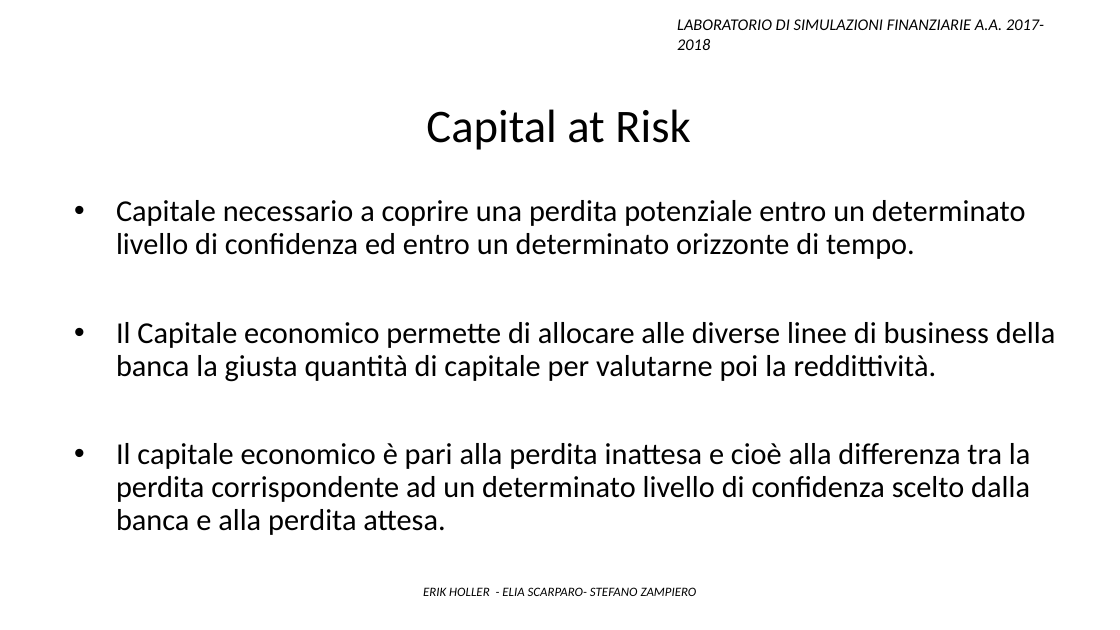
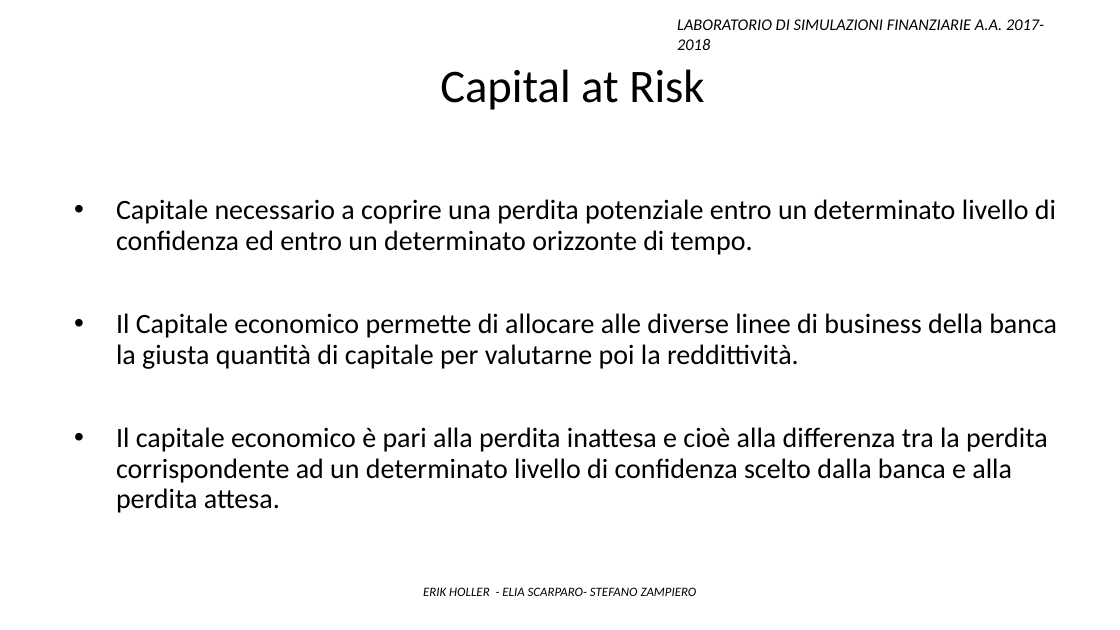
Before and after one commit to Stegirsanov/Laboratorio-di-simulazioni-finanziarie-project, a slide deck: slide 18 of Presentazione ppt/Presentazione_finale.pptx. Drawn at 1120x630 pixels with LibreOffice and Linux fonts; fonts in the diff are those of the drawing. Boxes give left, top, right and bottom in pixels: in the first picture for what was removed or moved away, otherwise in the second. Text is boxed around its words. In the diff, an @@ line names an element or a change of style, - is before the commit and + after.

```diff
--- a/Presentazione ppt/Presentazione_finale.pptx
+++ b/Presentazione ppt/Presentazione_finale.pptx
@@ text "Capital at Risk": place and size @@
-text "Capital at Risk" at bbox=[426, 109, 690, 150]
+text "Capital at Risk" at bbox=[440, 69, 704, 110]
@@ text "Capitale necessario a coprire una ..." at bbox=[116, 199, 1057, 513]: size 26 to 24 pt @@
```
Also in this commit, not shown: 12 other slides changed, 3 slides added, 1 other file.
